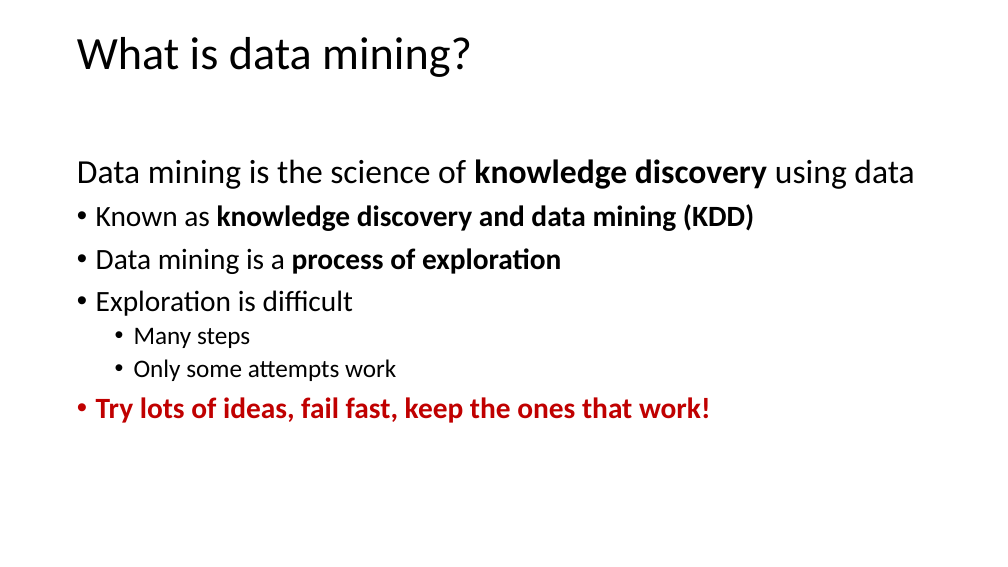
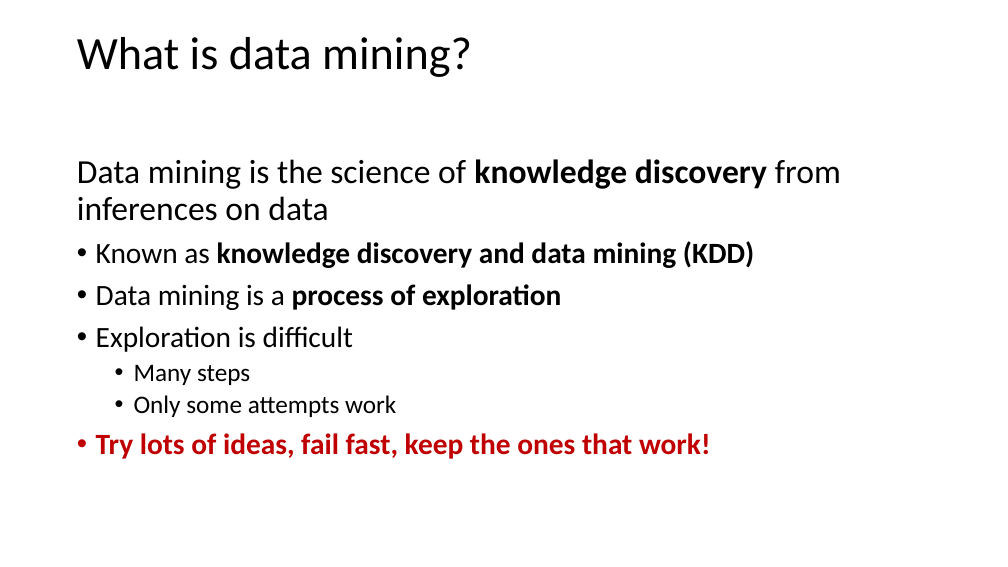
Before and after one commit to StephenElston/CSCI-E-108, a slide deck: slide 3 of slides/1_Introduction.pptx (slide 2 before the commit). Drawn at 1008x567 pixels with LibreOffice and Linux fonts; fonts in the diff are those of the drawing. Boxes give left, top, right and bottom in pixels: in the first picture for what was removed or moved away, otherwise in the second. Text is boxed around its words. In the diff, an @@ line names an element or a change of style, - is before the commit and + after.

```diff
--- a/slides/1_Introduction.pptx
+++ b/slides/1_Introduction.pptx
@@ text at box(77, 159, 841, 221): text changed @@
-Data mining is the science of knowledge discovery using data
+Data mining is the science of knowledge discovery from inferences on data
```
Also in this commit, not shown: 2 other slides changed, 3 slides added.
